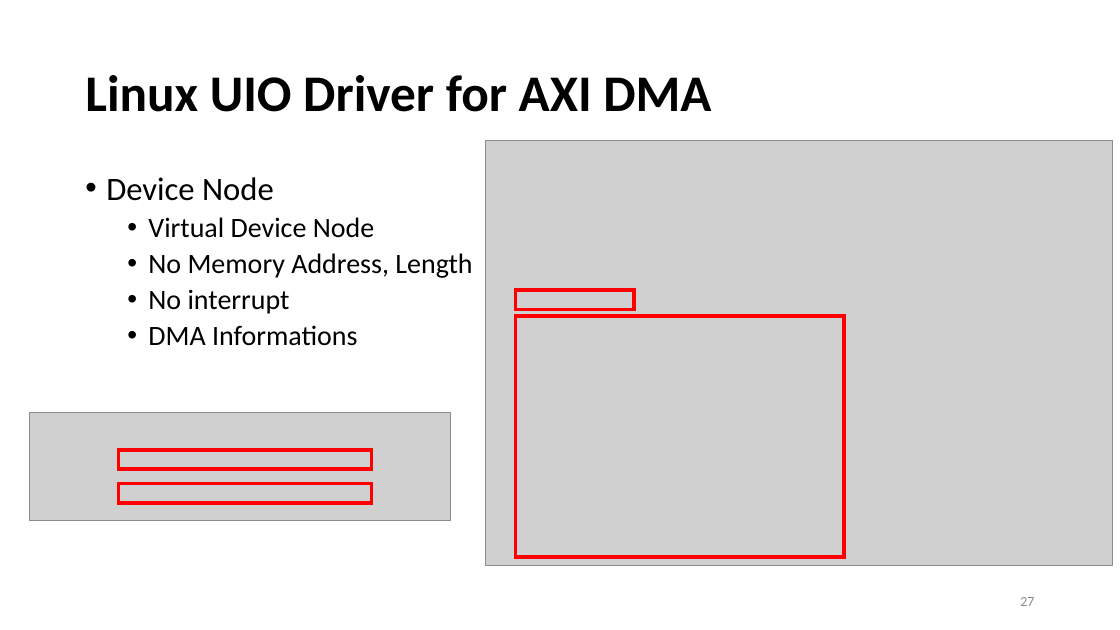
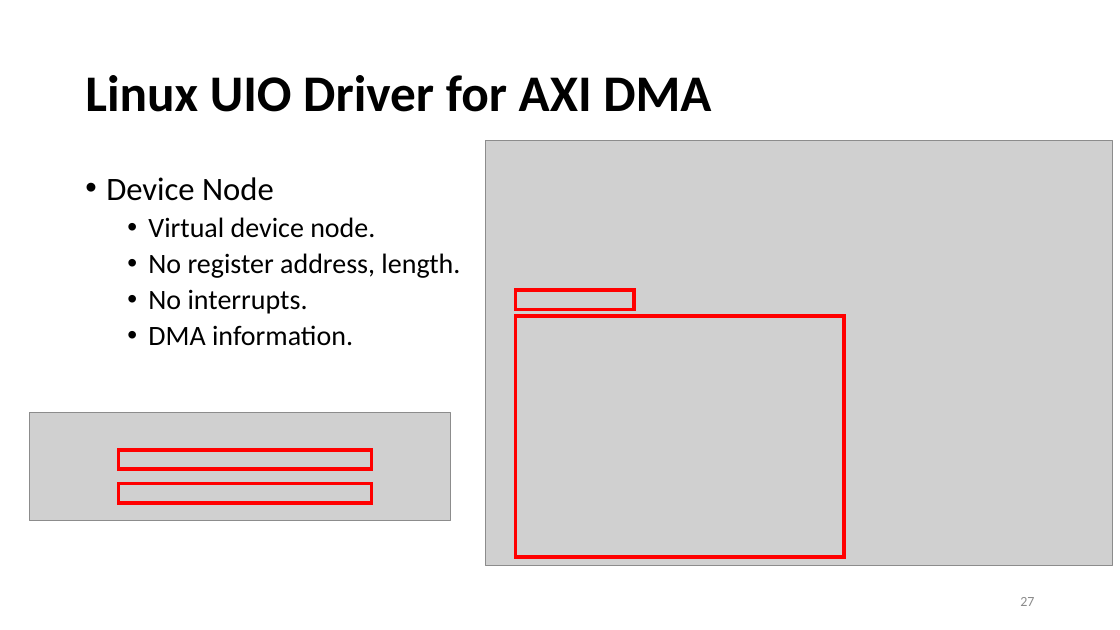
Before and after one commit to yllibliu/presentation, a slide deck: slide 27 of UIO.pptx. Drawn at 1120x630 pixels with LibreOffice and Linux fonts; fonts in the diff are those of the drawing; grey boxes stand for pictures. Boxes give left, top, right and bottom in pixels: in the first picture for what was removed or moved away, otherwise in the second. Text is boxed around its words. In the diff, an @@ line names an element or a change of style, - is before the commit and + after.

```diff
--- a/UIO.pptx
+++ b/UIO.pptx
@@ text at (148, 217, 460, 346): text changed @@
-  • Virtual Device Node
-  • No Memory Address, Length
-  • No interrupt
-  • DMA Informations
+  • Virtual device node.
+  • No register address, length.
+  • No interrupts.
+  • DMA information.
```
Also in this commit, not shown: 33 other slides changed, 3 slides added, 3 slides removed, 1 other file.
